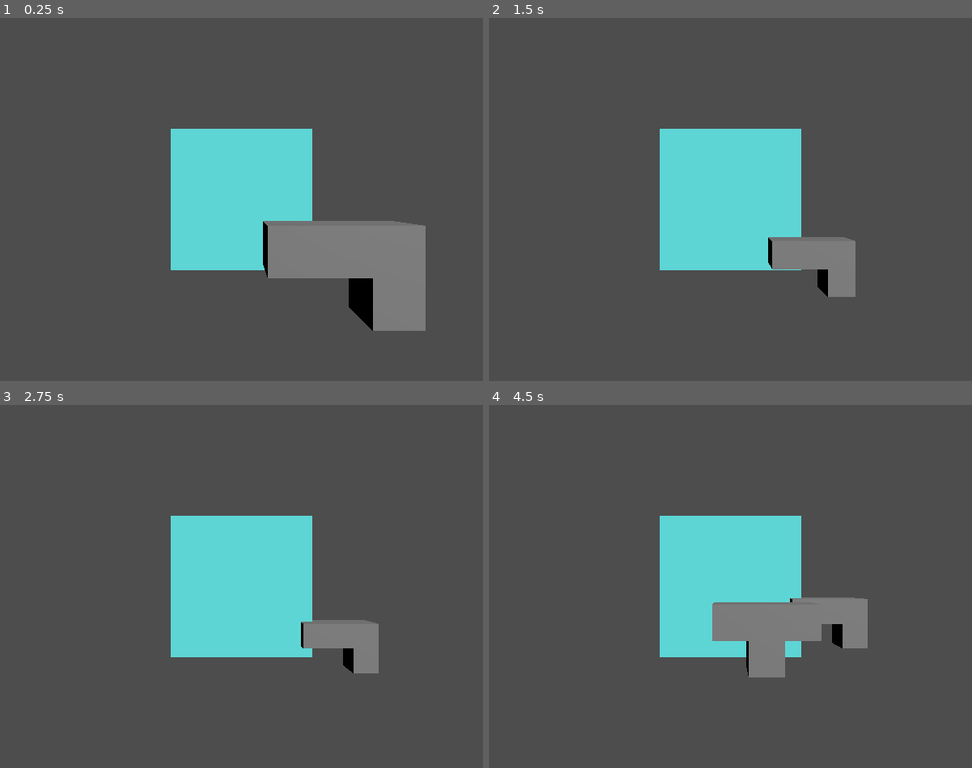
Above: before the commit, frames 1-4 (two rows, left to right).
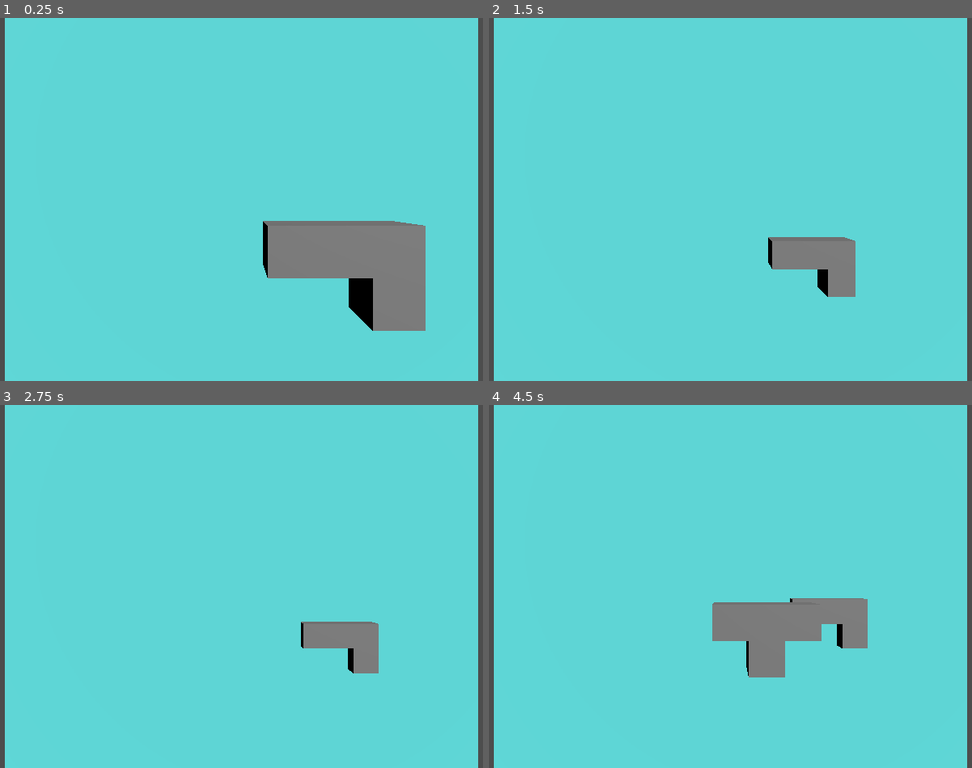
Above: after the commit, the same moments.

Repository: tuvshinerdene1/GameDevCourse2025
Game: Godot game, scene res://main.tscn
The game is run twice, just before and just after one commit, with the same random seed, the same clock (stepped at 60 frames per second) and the same inputs.
Inputs:
- Up to frame 1 (0.25 s): no input
- Up to frame 2 (1.5 s): tap Enter at 0.5 s; hold Right (move_right) 0.53-1.28 s; hold Space (boost) 0.53-1.28 s; hold Down (move_down) from 1.28 s (still down); tap Space (boost) at 1.35 s
- Up to frame 3 (2.75 s): tap Space (boost) at 2 s; release Down (move_down) at 2.03 s; hold Right (move_right) from 2.03 s (still down); hold Space (boost) from 2.03 s (still down)
- Up to frame 4 (4.5 s): tap Enter at 2.75, 4.25 s; release Right (move_right) at 2.78 s; release Space (boost) at 2.78 s; hold Up (move_up) 2.78-3.53 s; tap Space (boost) at 2.85, 3.5, 4.35 s; hold Space (boost) 3.53-4.28 s; hold Left (move_left) from 3.53 s (still down)

The runs differ from the first frame. In frame 1, 81% of the frame differs, in the area x 1-99%, y 0-100%; in frame 2, 85%; in frame 3, 85%; in frame 4, 85%.

Commit message:
refactored

Diff:
--- a/3d-tetris/main.gd
+++ b/3d-tetris/main.gd
@@ -9,9 +9,7 @@
 	preload("res://blocks/TShape.tscn"),
 	preload("res://blocks/ZShape.tscn")
 ]
-
 var grid_management = null
-
 var instance = null
 var spawnPoint
 var move_vector = Vector3(0,-1,0)
@@ -20,9 +18,9 @@
 var move_interval: float = 0.0
 
 var grid = {}
-var grid_width = 10000
-var grid_height = 10000
-var grid_depth = 10000
+var grid_width = 20
+var grid_height = 20
+var grid_depth = 20
 var grid_size = 10
 
 
@@ -37,22 +35,27 @@
 		_move_horizontally(delta)
 		_move(delta)
 
+func _initialize():
+	grid_management = GridManager.new(grid_width, grid_height, grid_depth, grid_size, instance, grid)
+	instance.global_position = spawnPoint.global_position
+	instance.hit.connect(on_block_hit)
+	time_since_last_move = 0.0
+	time_since_last_move_hor = 0.0
+
+func _game_over_handler():
+	var spawn_positions = grid_management.get_piece_grid_positions(instance)
+	if grid_management.is_any_grid_position_occupied(spawn_positions):
+		print("Game Over: Spawn point blocked!")
+		get_tree().reload_current_scene()  # Simple game over: restart scene
+
 func _spawn_block():
 	if instance != null:
 		_clear()
 	instance = shapes[randi()%shapes.size()].instantiate()
 	spawnPoint = get_node("spawnPoint")
 	add_child(instance)
-	grid_management = GridManager.new(grid_width, grid_height, grid_depth,grid_size,instance)
-	instance.global_position = spawnPoint.global_position
-	instance.hit.connect(on_block_hit)
-	time_since_last_move = 0.0
-	time_since_last_move_hor = 0.0
-	var spawn_positions = grid_management.get_piece_grid_positions(instance)
-	if grid_management.is_any_grid_position_occupied(spawn_positions):
-		print("Game Over: Spawn point blocked!")
-		get_tree().reload_current_scene()  # Simple game over: restart scene
-
+	_initialize()
+	_game_over_handler()
 
 func on_block_hit():
 	print("block h as hit something")
@@ -62,7 +65,9 @@
 	# Lock the shape in place by adding all its grid positions
 	for grid_pos in grid_management.get_piece_grid_positions(instance):
 		grid[grid_pos] = true
+	print (grid)
 	_spawn_block()
+	grid_management.row_complete_handler()
 
 func _move(delta):
 	time_since_last_move += delta
--- a/3d-tetris/main.tscn
+++ b/3d-tetris/main.tscn
@@ -3,14 +3,14 @@
 [ext_resource type="Script" uid="uid://c82iq2yyn4g6u" path="res://main.gd" id="1_ig7tw"]
 
 [sub_resource type="BoxShape3D" id="BoxShape3D_7dm0k"]
-size = Vector3(60, 2, 60)
+size = Vector3(200, 2, 200)
 
 [sub_resource type="StandardMaterial3D" id="StandardMaterial3D_ig7tw"]
 albedo_color = Color(0.431373, 1, 1, 1)
 
 [sub_resource type="BoxMesh" id="BoxMesh_ig7tw"]
 material = SubResource("StandardMaterial3D_ig7tw")
-size = Vector3(60, 2, 60)
+size = Vector3(200, 2, 200)
 
 [node name="Main" type="Node"]
 script = ExtResource("1_ig7tw")
--- a/3d-tetris/scripts/grid_managements.gd
+++ b/3d-tetris/scripts/grid_managements.gd
@@ -1,25 +1,27 @@
 class_name GridManager extends Node
 
 var grid = {}
-var grid_width = 10
-var grid_height = 10
-var grid_depth = 10
-var grid_size = 10
+var grid_width
+var grid_height
+var grid_depth
+var grid_size
 var instance = null
 
-func _init(grid_width, grid_height, grid_depth, grid_size, instance):
+func _init(grid_width, grid_height, grid_depth, grid_size, instance, grid):
 	self.grid_width = grid_width
 	self.grid_height = grid_height
 	self.grid_depth = grid_depth
 	self.grid_size = grid_size
 	self.instance = instance
+	self.grid = grid
+
+
+func grid_position(pos: Vector3) -> Vector3i:
+	return Vector3i(round(pos.x / grid_size), round(pos.y / grid_size), round(pos.z / grid_size))
 
 func snap_to_grid(pos: Vector3) -> Vector3:
 	var grid_pos = grid_position(pos)
 	return Vector3(grid_pos.x, grid_pos.y, grid_pos.z) * grid_size
-
-func grid_position(pos: Vector3) -> Vector3i:
-	return Vector3i(round(pos.x / grid_size), round(pos.y / grid_size), round(pos.z / grid_size))
 
 func get_piece_grid_positions(piece: Node3D) -> Array:
 	var positions = []
@@ -46,3 +48,5 @@
 		if grid.has(new_grid_pos) and not grid_positions.has(new_grid_pos):
 			return false
 	return true
+func row_complete_handler():
+	print("row complete handler")
